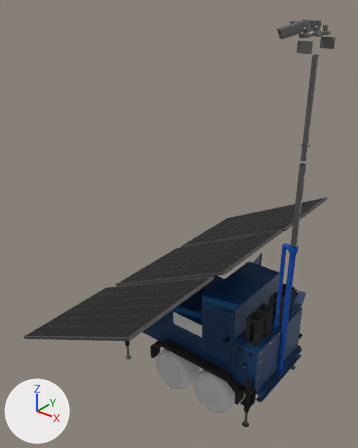
One commit to the glTF model exportar/reboque_xpto.glb: the scene before it, then after it.
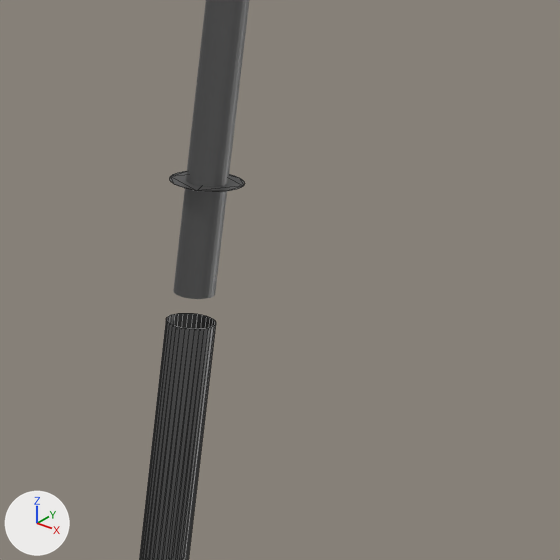
Old and new are each drawn whole from a 50 mm lens placed at (2.5, -5.6, 6.0), pointed at (-1.81, -0.22, 2.66) and again close up on the part from 77% to 99% of the width and 27% to 44% of the height. The lights are fixed; the arrows at lower left show +X, +Y and +Z. The first two pictures are the older version. The close-ups show mesh edges as thin lines. Where no turn or scale is listed for an object, it has been applied to the vertices. Vertices at exactly the same position are counted once.
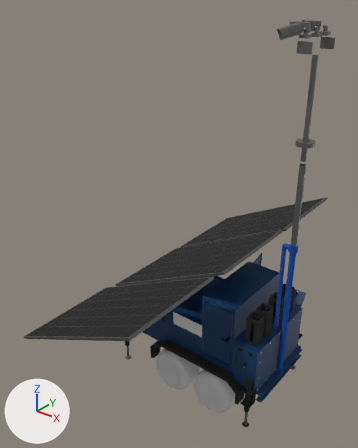
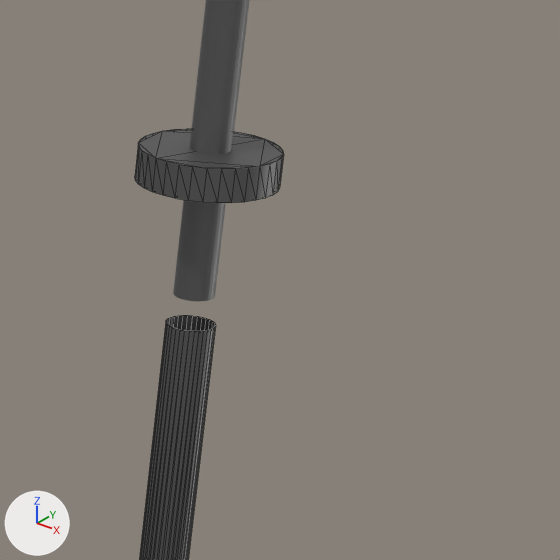
Boxes (x1, y1, x2, y2) around the edits, measured in the close-ups (560 x 560 px):
```json
{"object": "Cylinder071_1", "change": "reshaped, moved", "before": [139, 171, 245, 560], "after": [135, 129, 284, 560]}
{"part": 1, "of": "me_mesh_0", "change": "added", "after": [135, 129, 284, 203]}
```

Scene script edits in JSON lines:
```json
{"block": "me_mesh_0", "where": "# used by ob_cylinder071_1; location = (0.005, -0.003, 2.28)"}
{"op": "remove", "block": "me_mesh_0", "code": "me_mesh_0.from_pydata(...)  # 96 vertices, 94 faces; spans x -0.061..0.061, y -0.061..0.061, z 0.519..1.921"}
{"op": "add", "block": "me_mesh_0", "code": "me_mesh_0.from_pydata(...)  # 160 vertices, 252 faces; spans x -0.118..0.118, y -0.118..0.118, z 0.519..1.981"}
{"block": "me_mesh_0", "change": "me_mesh_0 part 1"}
{"block": "me_mesh_0", "change": "32 vertices are added at x -0.118..0.118, y -0.118..0.118, z 1.924"}
{"block": "me_mesh_0", "change": "32 new vertices lie (0.0, 0.0, 0.057) away from vertices in x -0.118..0.118, y -0.118..0.118, z 1.924"}
{"block": "me_mesh_0", "change": "158 new faces join them"}
{"op": "set", "path": "ob_cylinder071_1.location", "old": "(0.005, -0.003, 2.28)", "new": "(0.005, -0.003, 2.276)"}
```
